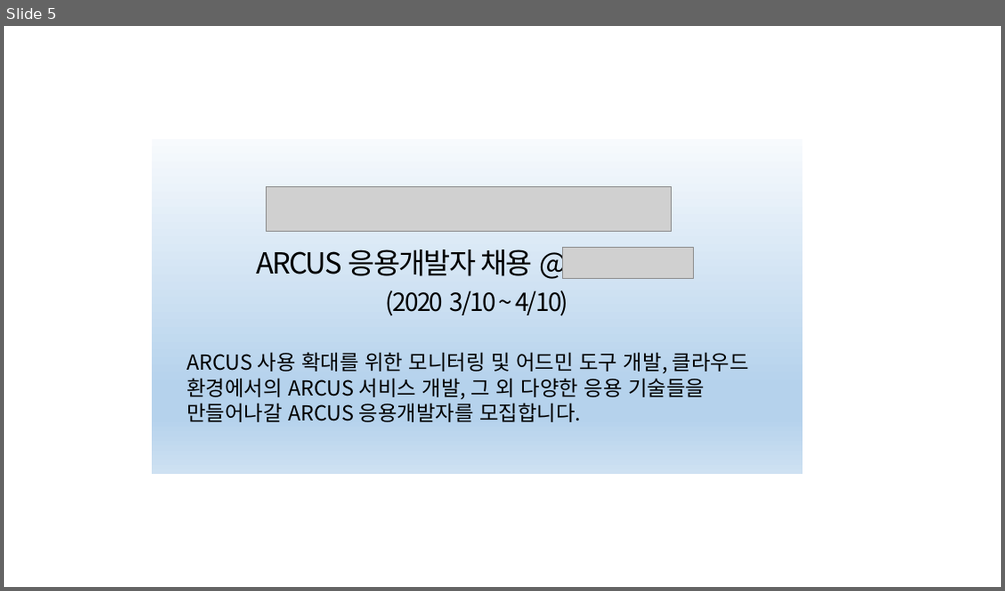
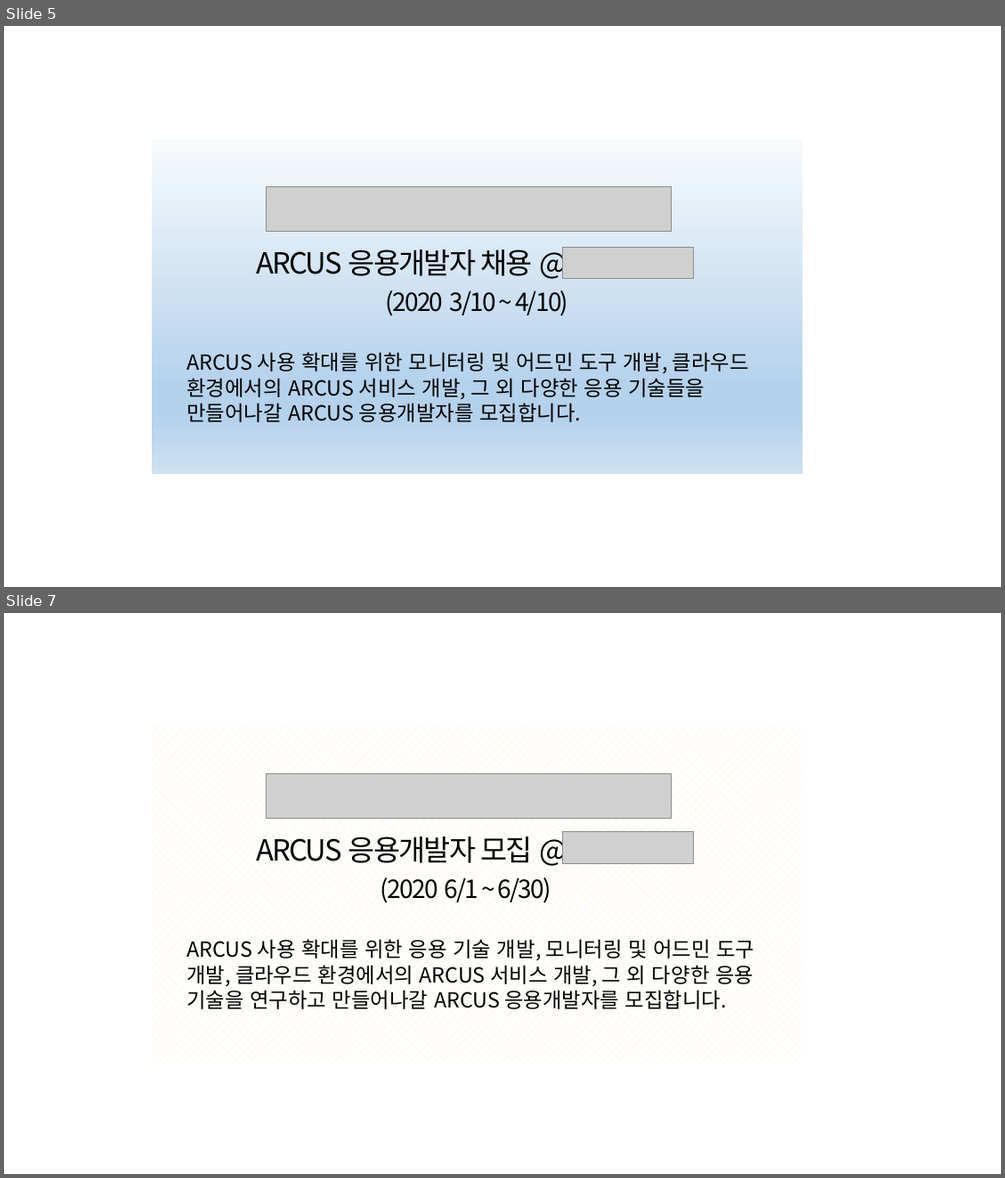
Before and after one commit to jam2in/recruit, a slide deck: images/jam2in-job-posting-images.pptx. Shown one above the other, each under a label of ours: slide 5 before the commit, slides 5 and 7 after it; the slides between them are not shown. The pictures are 1005x591 and 1005x1178 pixels, drawn with LibreOffice and Linux fonts; fonts in the diff are those of the drawing; grey boxes stand for pictures. Boxes give left, top, right and bottom in pixels: in the first picture for what was removed or moved away, otherwise in the second. Text is boxed around its words. In the diff, an @@ line names an element or a change of style, - is before the commit and + after.

```diff
--- a/images/jam2in-job-posting-images.pptx
+++ b/images/jam2in-job-posting-images.pptx
@@ slide 7 added at [4,613,1001,1174], background #FFFFFF @@
@@ group added at [152,726,802,1062]: 4 rectangles, 2 pictures @@
+ARCUS 응용개발자 모집 @
+ARCUS 사용 확대를 위한 응용 기술 개발, 모니터링 및 어드민 도구 개발, 클라우드 환경에서의 ARCUS 서비스 개발, 그 외 다양한 응용 기술을 연구하고 만들어나갈 ARCUS 응용개발자를 모집합니다.
+(2020 6/1 ~ 6/30)
```
Also in this commit, not shown: 1 slide changed, 2 other files.
